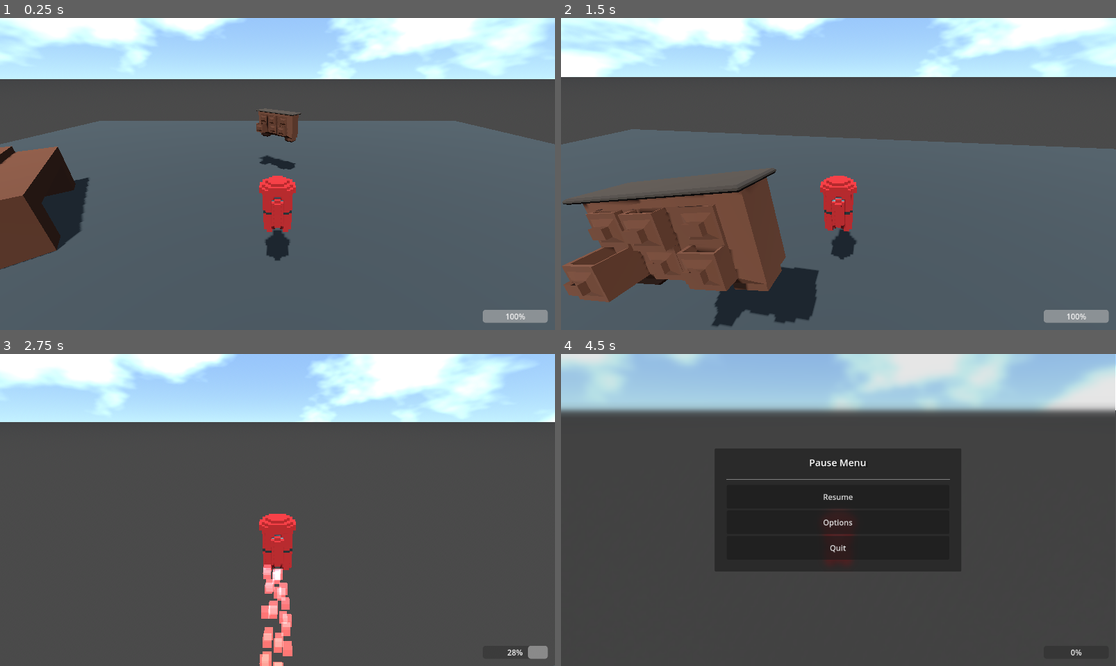
Above: before the commit, frames 1-4 (two rows, left to right).
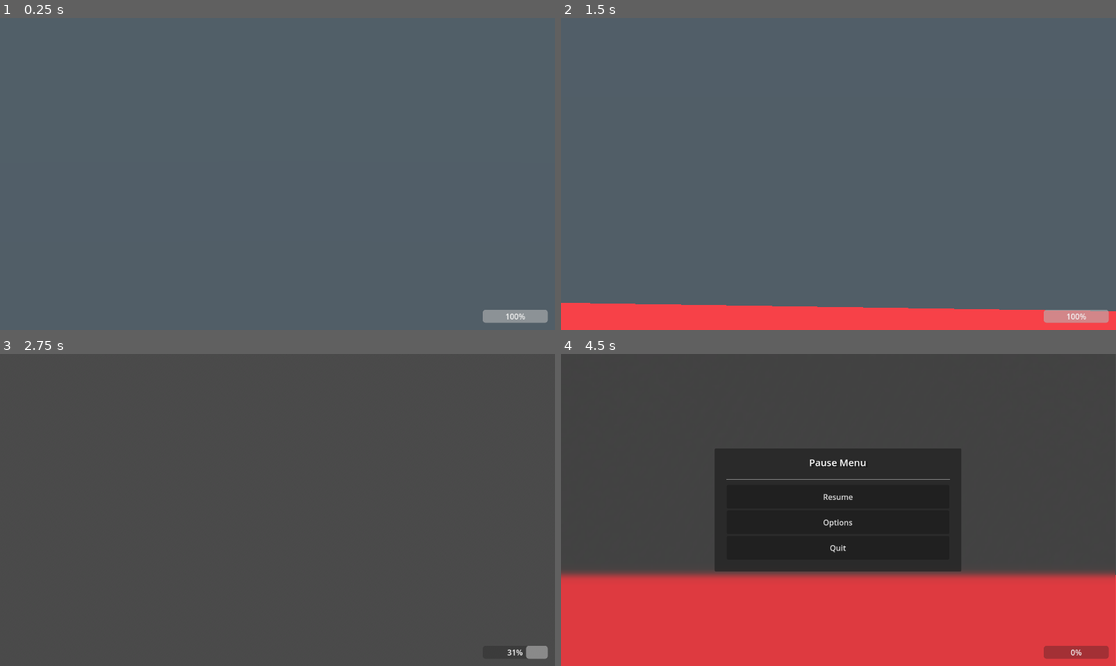
Above: after the commit, the same moments.

Repository: Notre-Github/damogus-the-great-return
Game: Godot game, scene res://Scenes/main.tscn
Two runs of this game, one before a commit and one after it. Both use one fixed random seed, a clock stepped at 60 frames per second and the inputs below.
Inputs (mouse positions are in pixels of both pictures, inside the frame that each line leads up to):
- Up to frame 1 (0.25 s): no input
- Up to frame 2 (1.5 s): move the mouse to (866, 174) at 0.52 s; hold Space (jump) 0.53-1.28 s; hold W (move_forward) from 0.53 s (still down); move the mouse to (810, 174) at 1.27 s; tap Space (jump) at 1.35 s
- Up to frame 3 (2.75 s): keep holding W (move_forward); tap Space (jump) at 1.52, 1.82 s; move the mouse to (288, 503) at 2.02 s; hold Space (jump) from 2.03 s (still down)
- Up to frame 4 (4.5 s): move the mouse to (832, 516) at 2.77 s; release Space (jump) at 2.78 s; tap Space (jump) at 2.85, 3.02, 3.32, 4.35 s; move the mouse to (877, 513) at 3.52 s; hold Space (jump) 3.53-4.28 s; tap Escape (ui_cancel) at 4.15 s; move the mouse to (672, 463) at 4.27 s; release W (move_forward) at 4.28 s; hold A (move_left) from 4.28 s (still down)

The runs differ from the first frame. In frame 1, 41% of the frame differs, in the area x 0-100%, y 0-81%; in frame 2, 60%, in the area x 0-100%, y 0-100%; in frame 3, 24%; in frame 4, 50%.

Commit message:
y'a un trojan dans le jeu

Diff:
--- a/Scenes/Player.tscn
+++ b/Scenes/Player.tscn
@@ -64,6 +64,7 @@
 
 [node name="GPUParticles3D" type="GPUParticles3D" parent="MeshInstance3D"]
 transform = Transform3D(1, 0, 0, 0, 1, 0, 0, 0, 1, -0.00407091, -0.792813, 0.605417)
+emitting = false
 amount = 100
 lifetime = 0.6
 visibility_aabb = AABB(-4, -3.15344, -4, 8, 8, 8)
@@ -83,6 +84,7 @@
 
 [node name="Camera3D" type="Camera3D" parent="Node3D/SpringArm"]
 transform = Transform3D(1, 0, 0, 0, 0.906308, 0.422618, 0, -0.422618, 0.906308, 0, 0, 0)
+fov = 1.0
 
 [node name="PauseMenu" parent="." instance=ExtResource("4_edruu")]
 
@@ -105,7 +107,10 @@
 
 [node name="ProgressBar" type="ProgressBar" parent="UI/MarginContainer"]
 layout_mode = 2
-max_value = 7.0
+max_value = 7.27
 step = 0.1
-value = 7.0
+value = 7.27
 fill_mode = 1
+
+[connection signal="fov" from="PauseMenu" to="Node3D/SpringArm" method="_on_pause_menu_fov"]
+[connection signal="mouse_sens" from="PauseMenu" to="Node3D/SpringArm" method="_on_pause_menu_mouse_sens"]
--- a/Scenes/main.tscn
+++ b/Scenes/main.tscn
@@ -1,9 +1,9 @@
 [gd_scene load_steps=19 format=3 uid="uid://cnng0rv0punab"]
 
 [ext_resource type="PackedScene" uid="uid://bvqd1l4jpnjhi" path="res://Scenes/Player.tscn" id="1_cgk4e"]
-[ext_resource type="ArrayMesh" uid="uid://iku5a1nd4wl1" path="res://Models/Comode.obj" id="2_5fn4n"]
+[ext_resource type="ArrayMesh" uid="uid://iku5a1nd4wl1" path="res://Models/Materials/Comode.obj" id="2_5fn4n"]
 [ext_resource type="Material" uid="uid://hdybqwmextni" path="res://Models/Materials/maron.tres" id="3_8pvix"]
-[ext_resource type="ArrayMesh" uid="uid://dtgg4a5brtio7" path="res://Models/Lit de Sus.obj" id="3_fkfee"]
+[ext_resource type="ArrayMesh" uid="uid://dtgg4a5brtio7" path="res://Models/Materials/Lit de Sus.obj" id="3_fkfee"]
 
 [sub_resource type="Gradient" id="Gradient_6ng2r"]
 offsets = PackedFloat32Array(0.473684, 0.706767, 0.955801)
--- a/Scenes/pause_menu.tscn
+++ b/Scenes/pause_menu.tscn
@@ -323,7 +323,7 @@
 
 [node name="OptionMenu" type="PanelContainer" parent="OptionCenterContainer"]
 visible = false
-custom_minimum_size = Vector2(512, 256)
+custom_minimum_size = Vector2(512, 354)
 layout_mode = 2
 
 [node name="MarginContainer" type="MarginContainer" parent="OptionCenterContainer/OptionMenu"]
@@ -352,14 +352,70 @@
 layout_mode = 2
 size_flags_vertical = 3
 
-[node name="Fullscreen" type="CheckBox" parent="OptionCenterContainer/OptionMenu/MarginContainer/VBoxContainer/HBoxContainer"]
-layout_mode = 2
-size_flags_horizontal = 3
-text = "  Fullscreen"
-
 [node name="Resolution" type="OptionButton" parent="OptionCenterContainer/OptionMenu/MarginContainer/VBoxContainer/HBoxContainer"]
 layout_mode = 2
 size_flags_horizontal = 3
+size_flags_vertical = 4
+item_count = 3
+selected = 2
+popup/item_0/text = "Fullscreen"
+popup/item_0/id = 0
+popup/item_1/text = "Borderless"
+popup/item_1/id = 1
+popup/item_2/text = "Windowed"
+popup/item_2/id = 2
+
+[node name="VBoxContainer" type="VBoxContainer" parent="OptionCenterContainer/OptionMenu/MarginContainer/VBoxContainer/HBoxContainer"]
+layout_mode = 2
+size_flags_horizontal = 3
+
+[node name="HBoxContainer" type="HBoxContainer" parent="OptionCenterContainer/OptionMenu/MarginContainer/VBoxContainer/HBoxContainer/VBoxContainer"]
+layout_mode = 2
+size_flags_vertical = 3
+
+[node name="Label" type="Label" parent="OptionCenterContainer/OptionMenu/MarginContainer/VBoxContainer/HBoxContainer/VBoxContainer/HBoxContainer"]
+layout_mode = 2
+size_flags_horizontal = 3
+size_flags_vertical = 6
+text = "Mouse Sensitivity : "
+horizontal_alignment = 1
+vertical_alignment = 1
+
+[node name="Sens" type="Label" parent="OptionCenterContainer/OptionMenu/MarginContainer/VBoxContainer/HBoxContainer/VBoxContainer/HBoxContainer"]
+layout_mode = 2
+size_flags_horizontal = 3
+size_flags_vertical = 6
+horizontal_alignment = 1
+vertical_alignment = 1
+
+[node name="HSlider" type="HSlider" parent="OptionCenterContainer/OptionMenu/MarginContainer/VBoxContainer/HBoxContainer/VBoxContainer"]
+layout_mode = 2
+size_flags_horizontal = 3
+size_flags_vertical = 6
+min_value = 0.05
+max_value = 0.5
+step = 0.01
+value = 0.15
+
+[node name="HBoxContainer2" type="HBoxContainer" parent="OptionCenterContainer/OptionMenu/MarginContainer/VBoxContainer"]
+layout_mode = 2
+size_flags_vertical = 3
+
+[node name="VBoxContainer" type="VBoxContainer" parent="OptionCenterContainer/OptionMenu/MarginContainer/VBoxContainer/HBoxContainer2"]
+layout_mode = 2
+size_flags_horizontal = 3
+
+[node name="Label" type="Label" parent="OptionCenterContainer/OptionMenu/MarginContainer/VBoxContainer/HBoxContainer2/VBoxContainer"]
+layout_mode = 2
+size_flags_vertical = 6
+text = "FOV"
+
+[node name="HSlider" type="HSlider" parent="OptionCenterContainer/OptionMenu/MarginContainer/VBoxContainer/HBoxContainer2/VBoxContainer"]
+layout_mode = 2
+size_flags_vertical = 2
+min_value = 1.0
+max_value = 179.0
+value = 75.0
 
 [node name="BackButton" type="Button" parent="OptionCenterContainer/OptionMenu/MarginContainer/VBoxContainer"]
 layout_mode = 2
@@ -429,4 +485,6 @@
 "": SubResource("AnimationLibrary_br1im")
 }
 
-[connection signal="toggled" from="OptionCenterContainer/OptionMenu/MarginContainer/VBoxContainer/HBoxContainer/Fullscreen" to="." method="_on_fullscreen_toggled"]
+[connection signal="item_selected" from="OptionCenterContainer/OptionMenu/MarginContainer/VBoxContainer/HBoxContainer/Resolution" to="." method="_on_resolution_item_selected"]
+[connection signal="value_changed" from="OptionCenterContainer/OptionMenu/MarginContainer/VBoxContainer/HBoxContainer/VBoxContainer/HSlider" to="." method="_on_h_slider_value_changed"]
+[connection signal="value_changed" from="OptionCenterContainer/OptionMenu/MarginContainer/VBoxContainer/HBoxContainer2/VBoxContainer/HSlider" to="." method="_on_fov_slider_value_changed"]
--- a/Scripts/Player.gd
+++ b/Scripts/Player.gd
@@ -2,9 +2,9 @@
 
 const SPEED = 15.0
 const JUMP_VELOCITY = 20
-const JETPACK_VELOCITY = 10
+const JETPACK_VELOCITY = 1.1
 
-var jetpack_fuel = 7
+var jetpack_fuel = 7.27
 var jetpack_enable = false
 
 @onready var _spring_arm: SpringArm3D = $Node3D/SpringArm
@@ -12,8 +12,6 @@
 
 @onready var _fireParticles: GPUParticles3D = $MeshInstance3D/GPUParticles3D
 @onready var _uiFuelBar: ProgressBar = $UI/MarginContainer/ProgressBar
-
-@onready var _rc: RayCast3D = $RayCast3D
 
 var gravity = ProjectSettings.get_setting("physics/3d/default_gravity")
 
@@ -27,7 +25,7 @@
 		velocity.y -= gravity * delta
 
 	if is_on_floor():
-		jetpack_fuel = 7
+		jetpack_fuel = 7.27
 		jetpack_enable = false
 
 	if Input.is_action_just_pressed("jump") and is_on_floor():
@@ -36,7 +34,7 @@
 		jetpack_enable = true
 
 	if Input.is_action_pressed("jump") and jetpack_enable and jetpack_fuel > 0:
-		velocity.y = JETPACK_VELOCITY
+		velocity.y += JETPACK_VELOCITY
 		jetpack_fuel -= 0.1
 		_fireParticles.emitting = true
 
@@ -56,9 +54,9 @@
 		velocity.x = move_toward(velocity.x, 0, SPEED)
 		velocity.z = move_toward(velocity.z, 0, SPEED)
 
-	move_and_slide()
 
 func _process(delta):
+	move_and_slide()
 	_spring_arm.position = Vector3(position.x, position.y + 4, position.z)
 	if velocity.x != 0 or velocity.z != 0 :
 		_mesh.rotation.y = lerp_angle(_mesh.rotation.y, atan2(-velocity.x, -velocity.z), 13 * delta)
--- a/Scripts/RotationCam.gd
+++ b/Scripts/RotationCam.gd
@@ -20,10 +20,18 @@
 
 		#_mesh.rotation_degrees.y = rotation_degrees.y
 
-func _process(delta):
+func _process(_delta):
 	var input_dir = Input.get_vector("look_left", "look_right", "look_up", "look_down")
 	rotation_degrees.x -= input_dir.y * controller_sensitivity
 	rotation_degrees.x = clamp(rotation_degrees.x, -75, 50)
 
 	rotation_degrees.y -= input_dir.x * controller_sensitivity
 	rotation_degrees.y = wrapf(rotation_degrees.y, 0.0, 360.0)
+
+
+func _on_pause_menu_mouse_sens(sens):
+	mouse_sensitivity = sens
+
+
+func _on_pause_menu_fov(value):
+	$Camera3D.fov = value
--- a/Scripts/pause_menu.gd
+++ b/Scripts/pause_menu.gd
@@ -8,6 +8,12 @@
 
 @onready var fullscreen: Button = $OptionCenterContainer/OptionMenu/MarginContainer/VBoxContainer/HBoxContainer/Fullscreen
 @onready var backButton: Button = $OptionCenterContainer/OptionMenu/MarginContainer/VBoxContainer/BackButton
+
+@onready var textSens: Label = $OptionCenterContainer/OptionMenu/MarginContainer/VBoxContainer/HBoxContainer/VBoxContainer/HBoxContainer/Sens
+
+signal mouse_sens(sens)
+
+signal fov(value)
 
 func _ready():
 	playButton.pressed.connect(unpause)
@@ -32,8 +38,17 @@
 	get_tree().paused = true
 	Input.set_mouse_mode(Input.MOUSE_MODE_VISIBLE)
 
-func _on_fullscreen_toggled(button_pressed):
-	if button_pressed:
+func _on_resolution_item_selected(index):
+	if index == 0:
+		DisplayServer.window_set_mode(DisplayServer.WINDOW_MODE_EXCLUSIVE_FULLSCREEN)
+	elif index == 1:
 		DisplayServer.window_set_mode(DisplayServer.WINDOW_MODE_FULLSCREEN)
-	else:
+	elif index == 2:
 		DisplayServer.window_set_mode(DisplayServer.WINDOW_MODE_WINDOWED)
+
+func _on_h_slider_value_changed(value):
+	textSens.text = str(value)
+	mouse_sens.emit(value)
+
+func _on_fov_slider_value_changed(value):
+	fov.emit(value)
--- a/project.godot
+++ b/project.godot
@@ -84,7 +84,6 @@
 
 [rendering]
 
-driver/threads/thread_model=2
 anti_aliasing/quality/msaa_3d=2
 anti_aliasing/quality/use_taa=true
 mesh_lod/lod_change/threshold_pixels=0.0
Not shown, changed: Models/Materials/Comode.obj.import
Not shown, changed: Models/Materials/Lit de Sus.obj.import
Not shown, added: export_presets.cfg
Not shown, added: Export/game.exe
